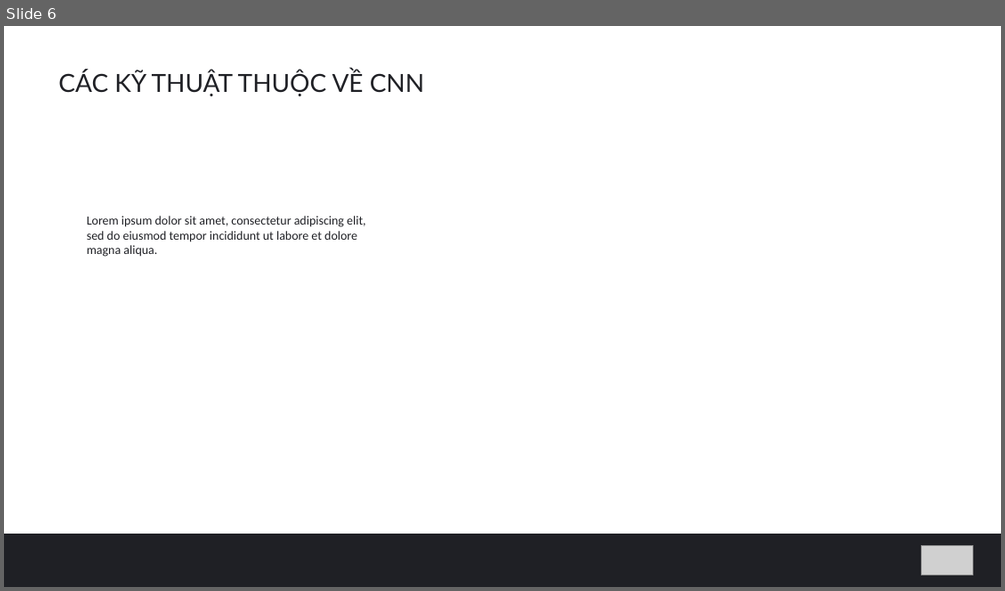
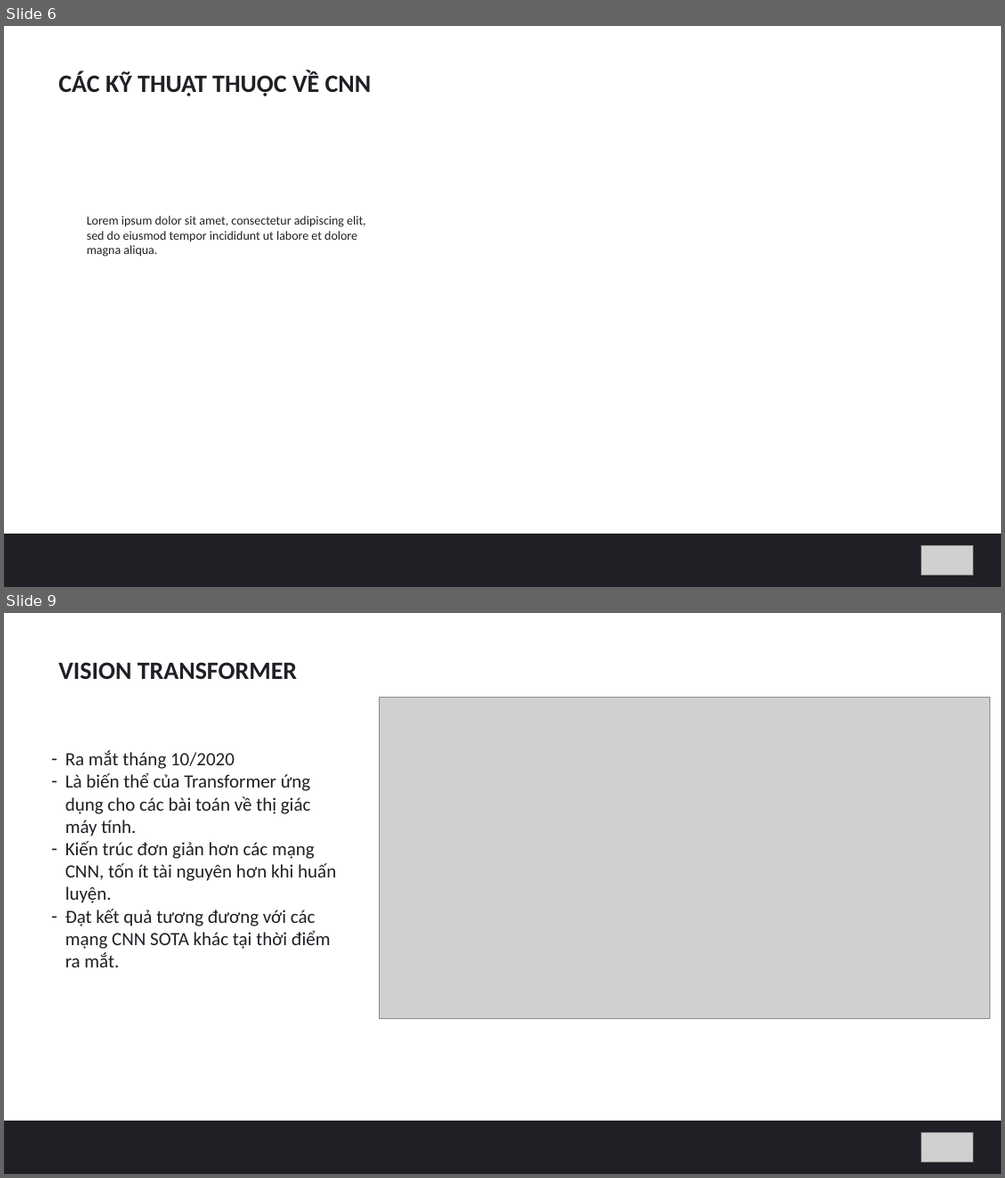
Before and after one commit to hungvm2/MoD_machine_learning, a slide deck: slide.pptx. Shown one above the other, each under a label of ours: slide 6 before the commit, slides 6 and 9 after it; the slides between them are not shown. The pictures are 1005x591 and 1005x1178 pixels, drawn with LibreOffice and Linux fonts; fonts in the diff are those of the drawing; grey boxes stand for pictures. Boxes give left, top, right and bottom in pixels: in the first picture for what was removed or moved away, otherwise in the second. Text is boxed around its words. In the diff, an @@ line names an element or a change of style, - is before the commit and + after.

```diff
--- a/slide.pptx
+++ b/slide.pptx
@@ slide 9 added at (x1=4, y1=613, x2=1001, y2=1174), background #FFFFFF @@
@@ text added at (x1=58, y1=662, x2=297, y2=679), 24 pt, text #1F2025, bold @@
+VISION TRANSFORMER
@@ picture added at (x1=380, y1=697, x2=990, y2=1018) @@
@@ text added at (x1=65, y1=750, x2=336, y2=967), 18 pt, text #1F2025 @@
+– Ra mắt tháng 10/2020
+– Là biến thể của Transformer ứng dụng cho các bài toán về thị giác máy tính.
+– Kiến trúc đơn giản hơn các mạng CNN, tốn ít tài nguyên hơn khi huấn luyện.
+– Đạt kết quả tương đương với các mạng CNN SOTA khác tại thời điểm ra mắt.
@@ rectangle added at (x1=4, y1=1121, x2=1001, y2=1174), fill #1F2025 @@
@@ picture added at (x1=922, y1=1132, x2=973, y2=1162) @@
@@ slide 6 changed as well @@
@@ text "CÁC KỸ THUẬT THUỘC VỀ ..." at (x1=58, y1=71, x2=372, y2=96): font Lato to Calibri, bold on @@
```
Also in this commit, not shown: 10 other slides changed, 10 other slides added, 4 slides removed, 1 other file.
